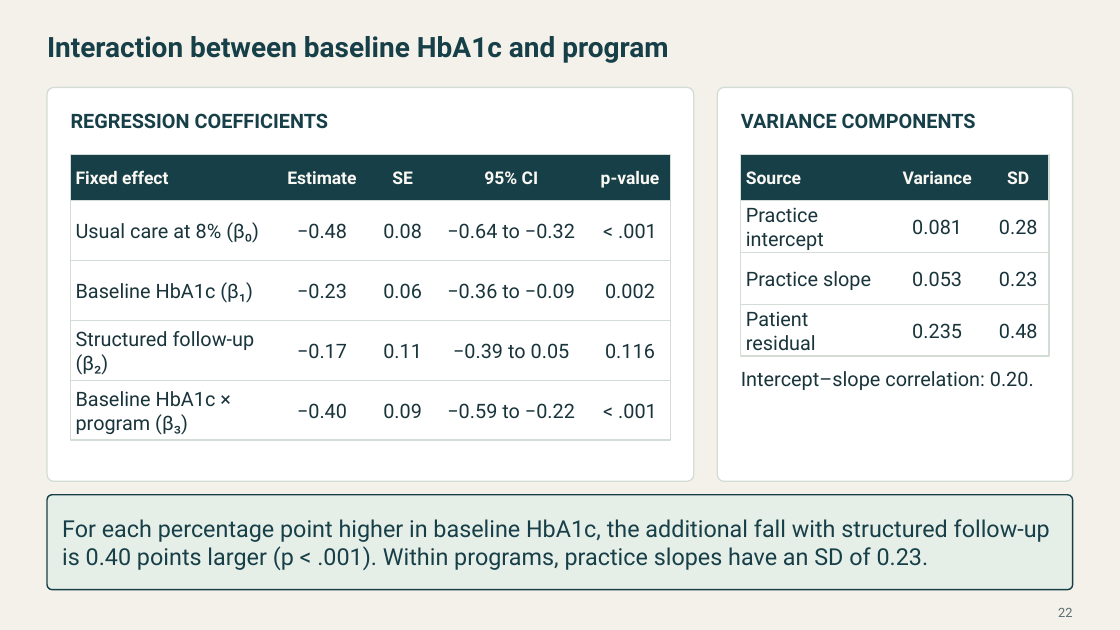
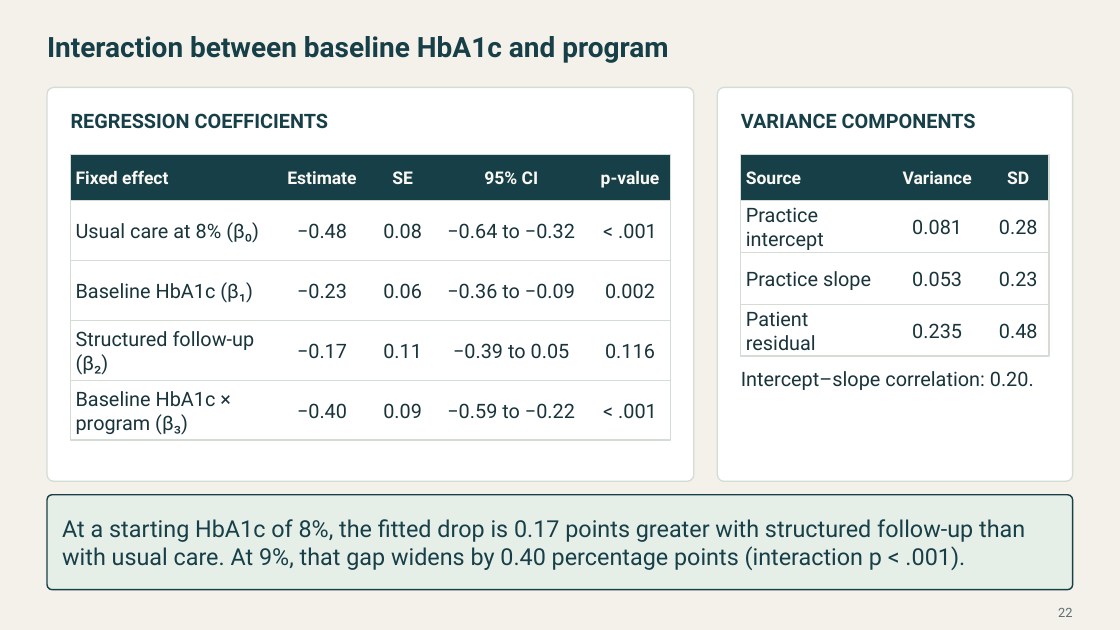
Before and after one commit to Postmus/BeyondMLR, a slide deck: slide 22 of lectures_2627/week3/Beyond_MLR_Week_3.pptx. Drawn at 1120x630 pixels with LibreOffice and Linux fonts; fonts in the diff are those of the drawing. Boxes give left, top, right and bottom in pixels: in the first picture for what was removed or moved away, otherwise in the second. Text is boxed around its words. In the diff, an @@ line names an element or a change of style, - is before the commit and + after.

```diff
--- a/lectures_2627/week3/Beyond_MLR_Week_3.pptx
+++ b/lectures_2627/week3/Beyond_MLR_Week_3.pptx
@@ text at <box>62,519,1025,570</box>: text changed @@
-For each percentage point higher in baseline HbA1c, the additional fall with structured follow-up is 0.40 points larger (p < .001). Within programs, practice slopes have an SD of 0.23.
+At a starting HbA1c of 8%, the fitted drop is 0.17 points greater with structured follow-up than with usual care. At 9%, that gap widens by 0.40 percentage points (interaction p < .001).
```
Also in this commit, not shown: 10 other slides changed, 1 slide added, 1 slide removed, 13 other files.
